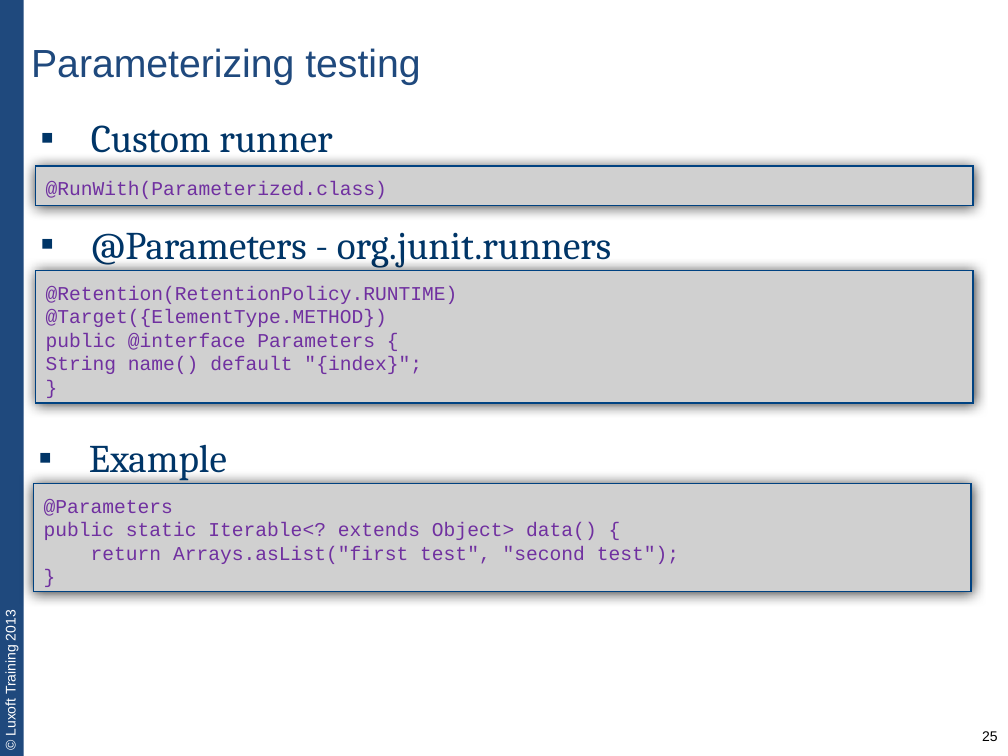
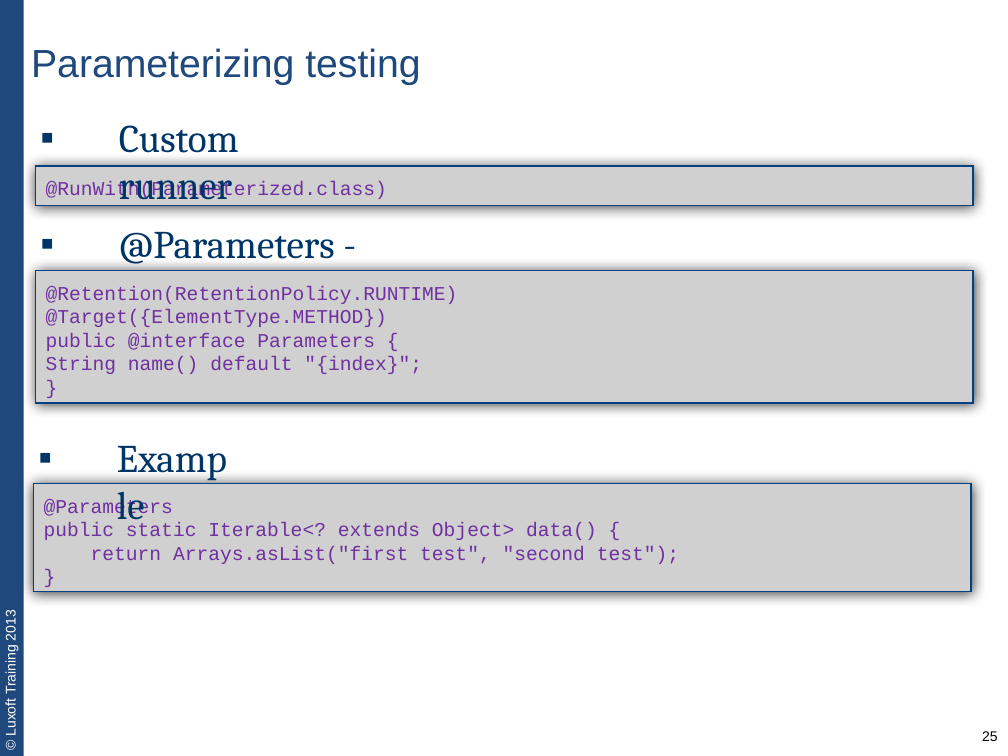
Before and after one commit to team3/lux-trainings-all, a slide deck: slide 25 of JVA-011. unit-testing-with-junit/JVA-011-lecture1-unit-testing-basics.pptx. Drawn at 1008x756 pixels with LibreOffice and Linux fonts; fonts in the diff are those of the drawing; grey boxes stand for pictures. Boxes give left, top, right and bottom in pixels: in the first picture for what was removed or moved away, otherwise in the second. Text is boxed around its words. In the diff, an @@ line names an element or a change of style, - is before the commit and + after.

```diff
--- a/JVA-011. unit-testing-with-junit/JVA-011-lecture1-unit-testing-basics.pptx
+++ b/JVA-011. unit-testing-with-junit/JVA-011-lecture1-unit-testing-basics.pptx
@@ text in picture at (46,181,387,199): text removed @@
-@RunWith(Parameterized.class)
@@ text added at (46,181,387,200), 14 pt, text #7030A0 @@
+@RunWith(Parameterized.class)
@@ indent changed in 3 elements at (33,428,240,485), (119,125,239,208), (119,232,393,315) @@
@@ text in picture at (44,499,679,564): text removed @@
-@Parameters
-public static Iterable<? extends Object> data() {
-return Arrays.asList("first test", "second test");
-}
@@ text added at (44,499,679,564), 14 pt, text #7030A0 @@
+@Parameters
+public static Iterable<? extends Object> data() {
+return Arrays.asList("first test", "second test");
+}
```
Also in this commit, not shown: 31 other slides changed, 1 slide removed, 1 other file.
